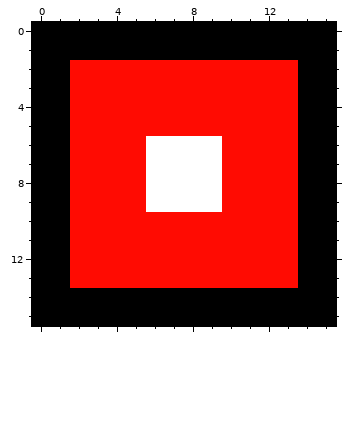
Edited in one commit: pixel-art sprite (res/images/control_red.png). The picture above was drawn from the file before the commit.
The file is 16x16 pixels. Colours within 5 levels of each other are drawn and written as one.
Once edited:
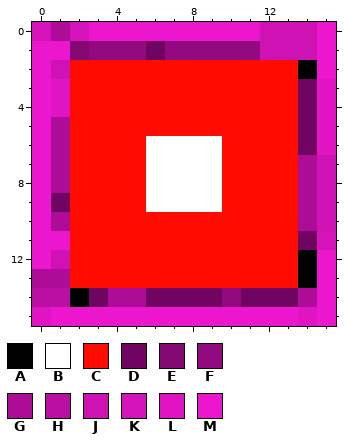
Palette (. is transparent): A #000000  B #ffffff  C #ff0b02  D #700561  E #830872  F #930980  G #ad0d96  H #bb0fa3  J #cf12b4  K #d513ba  L #e114c4  M #eb16cd
The commit says: Added red-blue blocks.
Change:
The edit turns colour A into colour D in row 1 at x 6; in rows 3 to 6 at x 14; in row 9 at x 1; in row 11 at x 14; in row 14 at x 3, 6 to 9 and 11 to 13.
The edit turns colour A into colour E in row 1 at x 2.
The edit turns colour A into colour F in row 1 at x 3 to 5 and 7 to 11; in row 14 at x 10.
The edit turns colour A into colour G in row 0 at x 1; in rows 5 to 6 at x 1; in rows 7 to 8 at x 1 and 14; in row 9 at x 14; in row 10 at x 1 and 14; in row 13 at x 0 to 1.
The edit turns colour A into colour G in row 14 at x 4 to 5 and 14.
The edit turns colour A into colour H in row 14 at x 0 to 1.
The edit turns colour A into colour J in rows 0 to 1 at x 12 to 14; in row 2 at x 1; in rows 7 to 10 at x 15; in row 12 at x 1.
The edit turns colour A into colour K in row 0 at x 0 and 2; in row 11 at x 15.
The edit turns colour A into colour L in rows 3 to 4 at x 1 and 15; in rows 5 to 6 at x 15; in row 15 at x 0 and 14.
The edit turns colour A into colour M in row 0 at x 3 to 11 and 15; in row 1 at x 0 to 1 and 15; in row 2 at x 0 and 15; in rows 3 to 10 at x 0; in row 11 at x 0 to 1; in row 12 at x 0 and 15.
The edit turns colour A into colour M in rows 13 to 14 at x 15; in row 15 at x 1 to 13 and 15.
